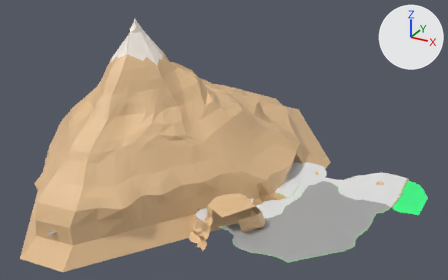
An edit to the Blender file TresFabulasGeniales/Assets/Modelos/Entorno/segundaHistoria/escena2/montaña 1.blend, drawn before and after from the same camera.
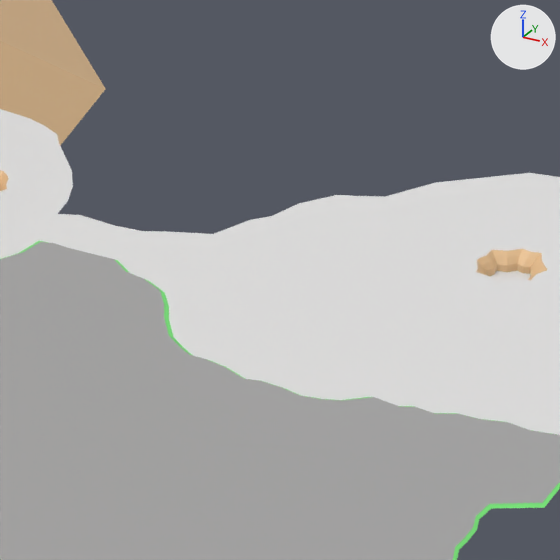
Each version appears first whole from a camera (50 mm lens) standing at (495.0, -658.0, 197.0) and looking at (87.0, 83.0, -174.0), and next in a close-up on the part from 71% to 86% of the width and 54% to 78% of the height. Arrows for +X, +Y and +Z are at upper right; the lights stay in place.
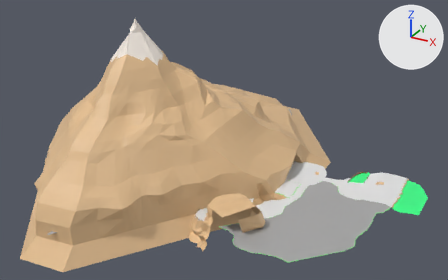
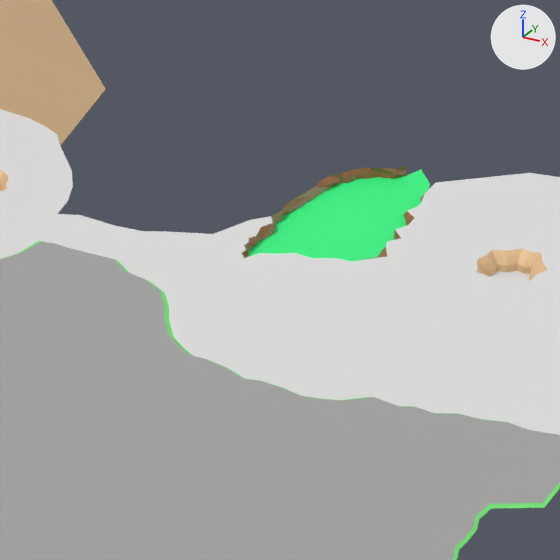
Pixel boxes (x1, y1, x2, y2) of what changed, in the close-ups (560 x 560 px):
part 1 of me_cylinder, built on
    before: (217, 191, 441, 272)
    after: (0, 166, 441, 522)
part 2 of me_cylinder, recoloured
    before: (245, 183, 435, 258)
    after: (243, 186, 432, 258)
part 3 of me_cylinder, recoloured
    before: (289, 206, 377, 236)
    after: (248, 205, 419, 256)

The change in detail:
me_cylinder is used by ob_cylinder; location (0.0, 0.0, 0.0).
me_cylinder had 7251 vertices, 6838 faces and spanned x -232.0..380.0, y -208.0..416.0, z -252.0..16.0.
me_cylinder now has 7553 vertices, 7130 faces and spans x -232.0..380.0, y -208.0..416.0, z -252.0..16.0.
me_cylinder part 1: 66 vertices moved from x 270.0..292.0, y 116.0..151.0, z -213.0 to x 270.0..293.0, y 115.0..157.0, z -215.0..-213.0; 17 vertices removed from x 270.0..292.0, y 111.0..147.0, z -213.0; 319 vertices added at x 205.0..293.0, y -107.0..164.0, z -215.0..-212.0.
me_cylinder part 2: 31 faces spanning x 270.0..293.0, y 115.0..157.0, z -215.0..-213.0 switch from mat_material_002 (white #e7e7e7) to mat_material_003 (brown #a56b48).
me_cylinder part 3: 4 faces spanning x 270.0..292.0, y 117.0..151.0, z -215.0 switch from mat_material_002 (white #e7e7e7) to mat_material_035 (green #37ff89).
